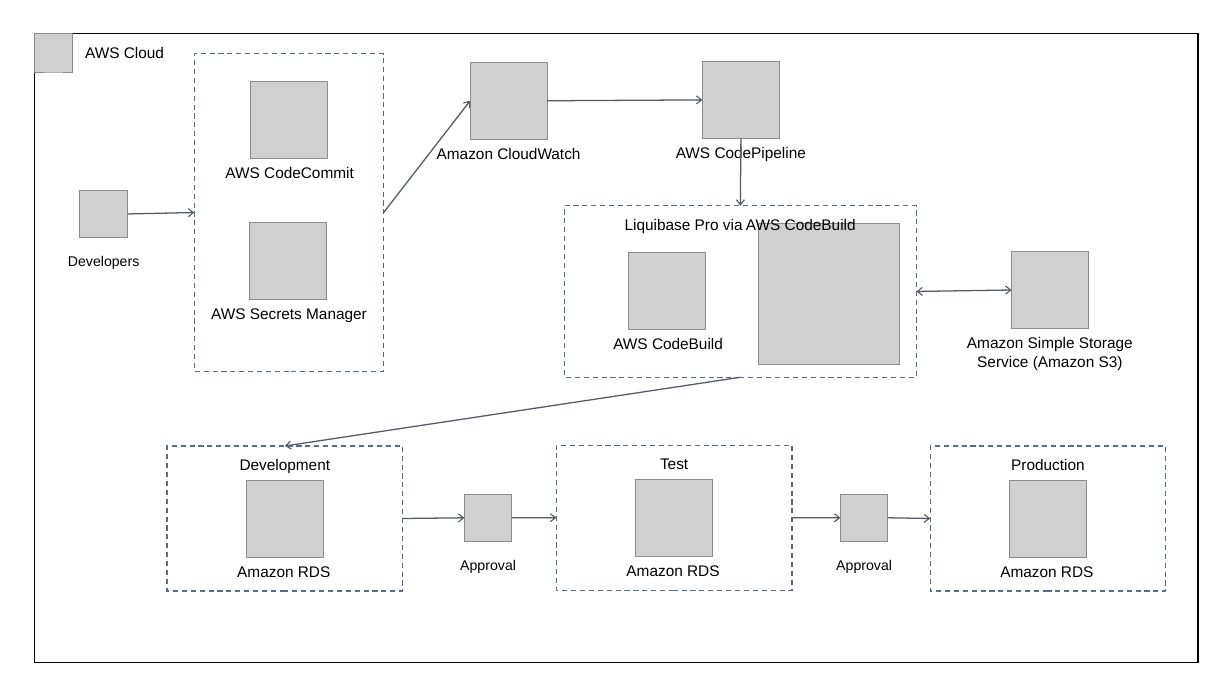
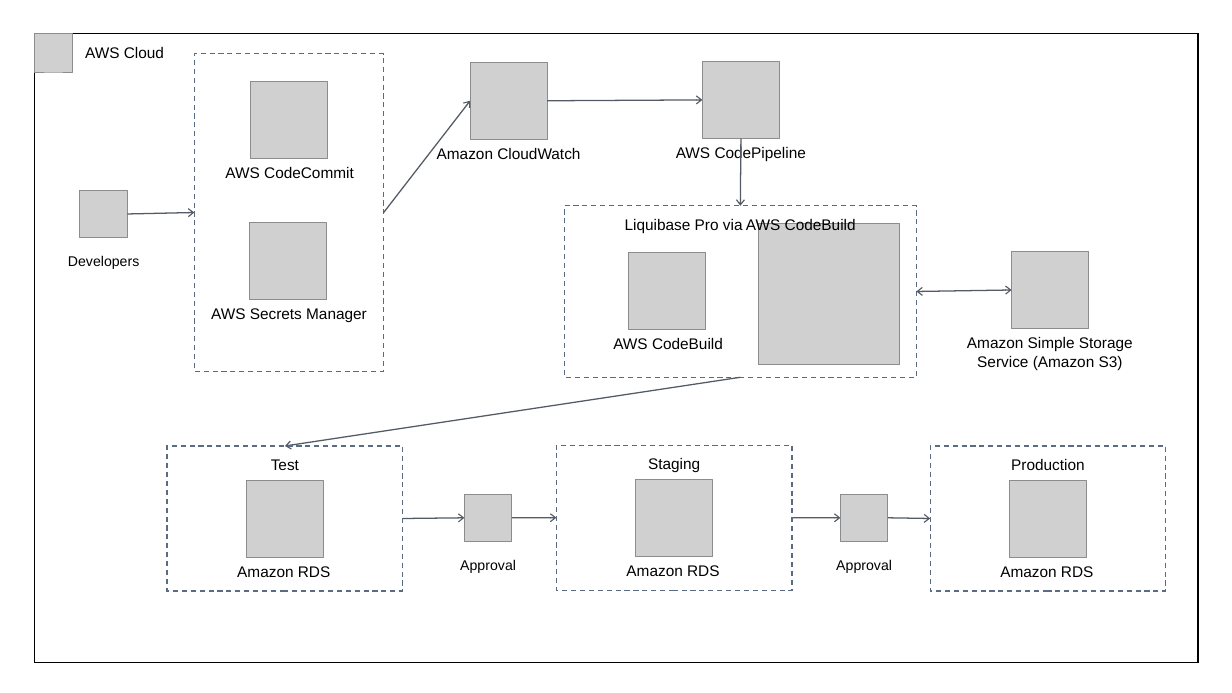
Before and after one commit to liquibase/aws, a slide deck: slide 1 of CodePipeline-CodeBuild-CloudFormation/Liquibase Pro and AWS CodePipeline.pptx. Drawn at 1232x693 pixels with LibreOffice and Linux fonts; fonts in the diff are those of the drawing; grey boxes stand for pictures. Boxes give left, top, right and bottom in pixels: in the first picture for what was removed or moved away, otherwise in the second. Text is boxed around its words. In the diff, an @@ line names an element or a change of style, - is before the commit and + after.

```diff
--- a/CodePipeline-CodeBuild-CloudFormation/Liquibase Pro and AWS CodePipeline.pptx
+++ b/CodePipeline-CodeBuild-CloudFormation/Liquibase Pro and AWS CodePipeline.pptx
@@ text in rectangle at bbox=[271, 459, 299, 470]: text changed @@
-Development
+Test
@@ text in rectangle at bbox=[648, 458, 700, 472]: text changed @@
-Test
+Staging
```
Also in this commit, not shown: 1 other file.
